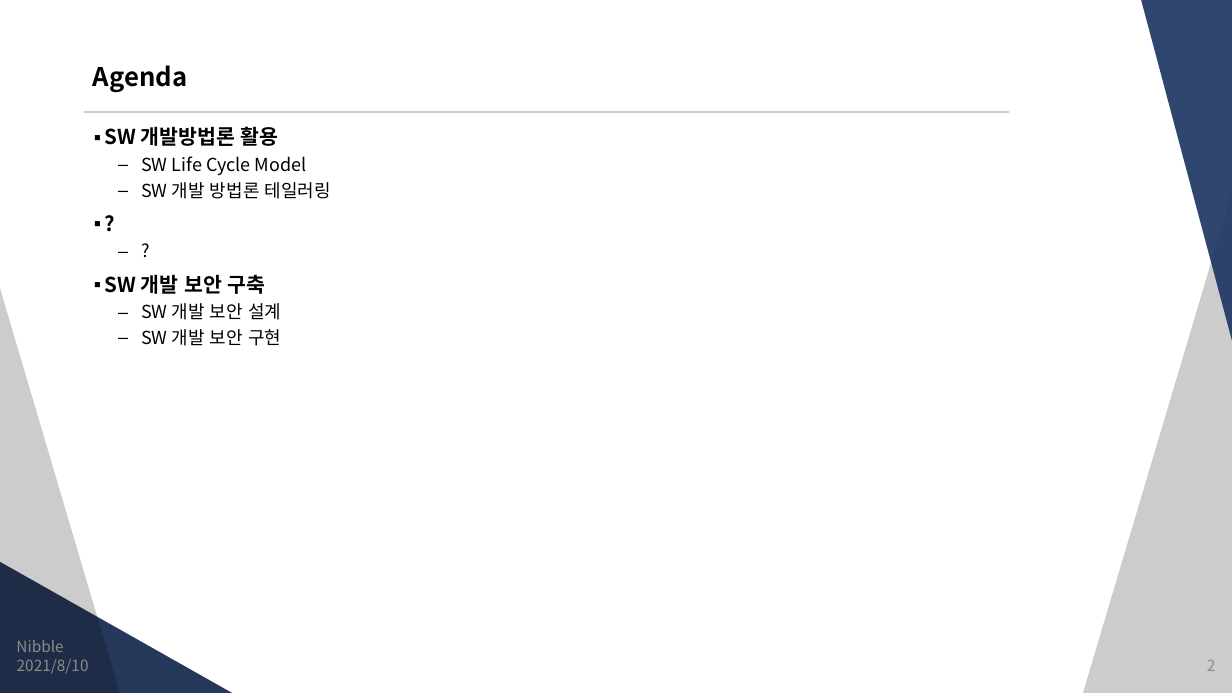
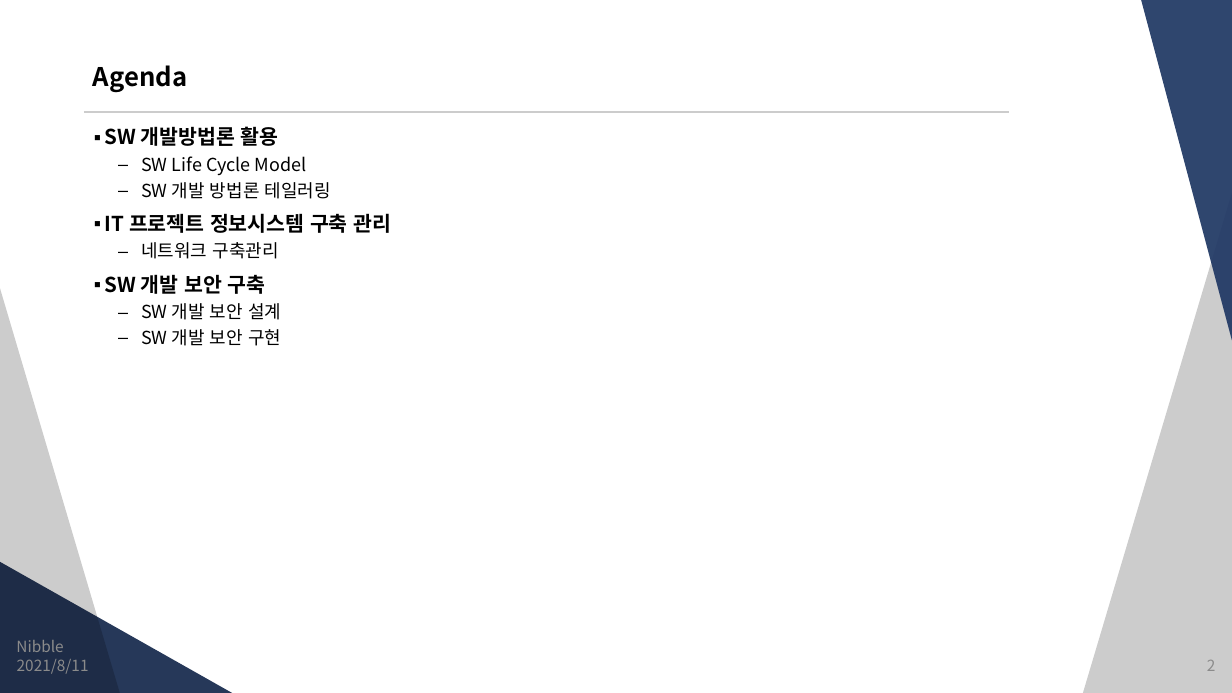
Before and after one commit to JungSangHyeon/2021-TIL, a slide deck: slide 2 of 정보처리기사/5. 정보시스템 구축관리.pptx. Drawn at 1232x693 pixels with LibreOffice and Linux fonts; fonts in the diff are those of the drawing. Boxes give left, top, right and bottom in pixels: in the first picture for what was removed or moved away, otherwise in the second. Text is boxed around its words. In the diff, an @@ line names an element or a change of style, - is before the commit and + after.

```diff
--- a/정보처리기사/5. 정보시스템 구축관리.pptx
+++ b/정보처리기사/5. 정보시스템 구축관리.pptx
@@ text at bbox=[105, 213, 391, 259]: text changed @@
-▪ ?
-  – ?
+▪ IT 프로젝트 정보시스템 구축 관리
+  – 네트워크 구축관리
@@ text at bbox=[17, 659, 89, 674]: text changed @@
-2021/8/10
+2021/8/11
```
Also in this commit, not shown: 12 other slides changed, 2 slides added.
